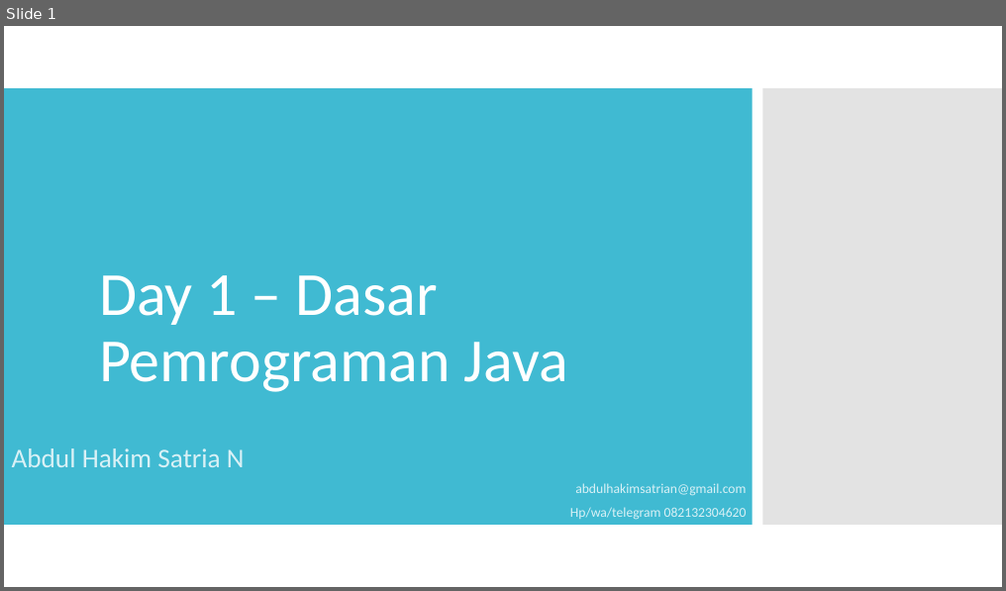
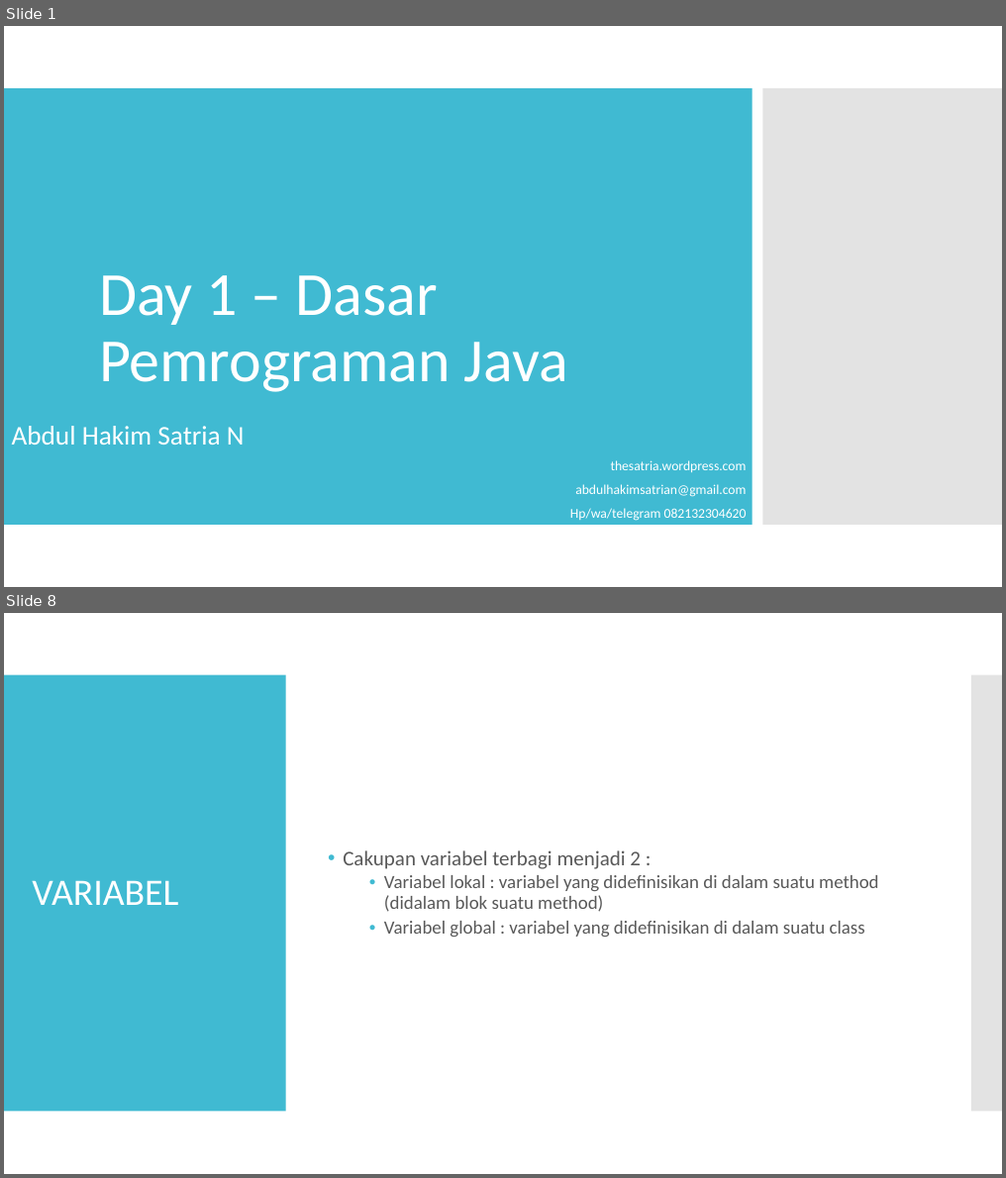
Before and after one commit to satrianusantara/JavaBasic, a slide deck: Materi/Day 1 – Dasar Pemrograman Java.ppt. Shown one above the other, each under a label of ours: slide 1 before the commit, slides 1 and 8 after it; the slides between them are not shown. The pictures are 1006x591 and 1006x1178 pixels, drawn with LibreOffice and Linux fonts; fonts in the diff are those of the drawing. Boxes give left, top, right and bottom in pixels: in the first picture for what was removed or moved away, otherwise in the second. Text is boxed around its words. In the diff, an @@ line names an element or a change of style, - is before the commit and + after.

```diff
--- a/Materi/Day 1 – Dasar Pemrograman Java.ppt
+++ b/Materi/Day 1 – Dasar Pemrograman Java.ppt
@@ slide 8 added at (4,613,1002,1174), background #FFFFFF @@
@@ rectangle added at (4,675,286,1111), fill #40BAD2 @@
@@ rectangle added at (970,675,1002,1111), fill #C8C8C8 at 50% opacity @@
@@ text added at (343,851,878,937), 18 pt, text #595959 @@
+• Cakupan variabel terbagi menjadi 2 :
+  • Variabel lokal : variabel yang didefinisikan di dalam suatu method (didalam blok suatu method)
+  • Variabel global : variabel yang didefinisikan di dalam suatu class
@@ title added at (32,880,178,905), 36 pt, text #FFFFFF @@
+VARIABEL
@@ slide 1 changed as well @@
@@ subtitle "Abdul Hakim Satria N": place and size @@
-subtitle "Abdul Hakim Satria N" at (12,449,746,520)
+subtitle "Abdul Hakim Satria N" at (12,426,746,521)
@@ subtitle at (12,426,746,521): text colour #D9F1F6 to #FFFFFF in "Abdul Hakim Satria N", "abdulhakimsatrian@gmail.com", "Hp/wa/telegram 082132304620" @@
@@ subtitle at (611,461,746,472): paragraph added @@
+thesatria.wordpress.com
```
Also in this commit, not shown: 19 other slides added, 6 slides removed.
